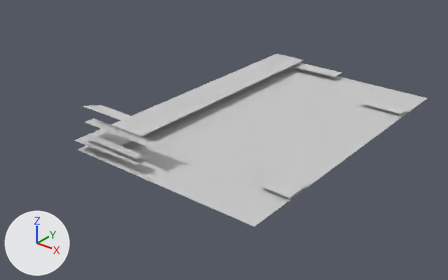
One commit to the FBX model Client/Assets/Models/BattleGroundObjs.FBX: the scene before it, then after it.
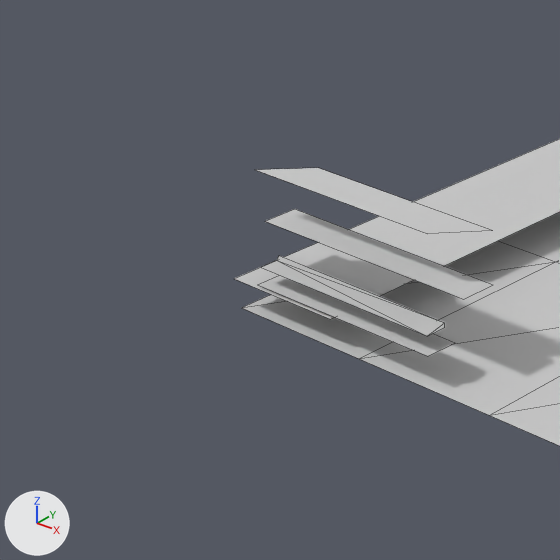
Each version is shown whole from a 50 mm camera at (48.8, -74.5, 38.8) aimed at (-2.1, -10.9, -0.6), then close up on the part from 0% to 40% of the width and 18% to 82% of the height. Lighting does not change. The marker at lower left points along +X, +Y and +Z. The close-ups show mesh edges as thin lines. Where no turn or scale is listed for an object, it has been applied to the vertices.

In view in the first close-up: 'BattleGround', 'Cost', 'CostCutout', 'Magic', 'MagicCutout', 'Ship'.
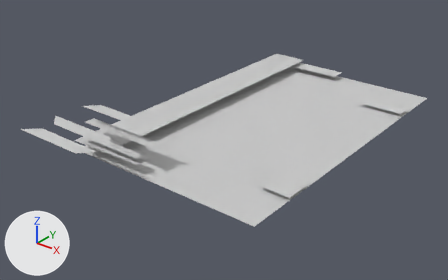
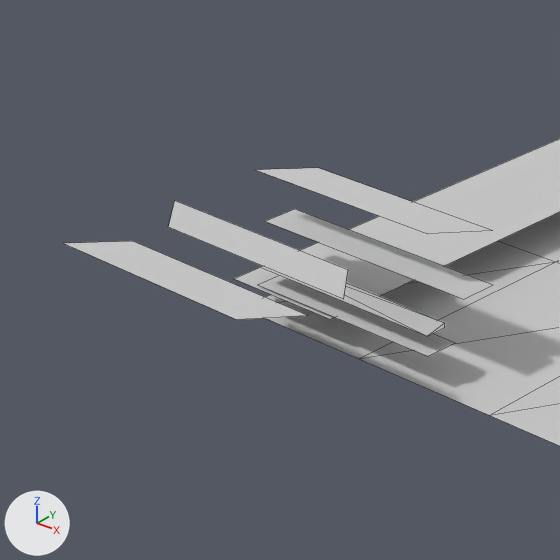
Boxes [x1, y1, x2, y2] around the edits, measured in the close-ups (560 x 560 px):
'LifeCutout', added: after [64, 241, 308, 320]
'MagicCutOut', added: after [168, 201, 348, 299]

Edits to the bpy script that builds the scene:
```text
Add me_mesh_009:
    me_mesh_009.from_pydata([(5.73, -0.85, 0.0), (-4.69, -0.85, 0.0), (-6.67, 0.99, 0.0), (3.94, 0.99, 0.0)], [], [(1, 0, 3, 2)])
    me_mesh_009.materials.append(mat_07___default)  # light grey #cacaca
Add ob_lifecutout:
    ob_lifecutout = bpy.data.objects.new('LifeCutout', me_mesh_008.copy())  # the mesh of ob_costcutout
    ob_lifecutout.location = (-8.09, -34.71, 6.4)
Add ob_magiccutout_2:
    ob_magiccutout_2 = bpy.data.objects.new('MagicCutOut', me_mesh_009)
    ob_magiccutout_2.location = (-8.09, -31.14, 6.4)
```
